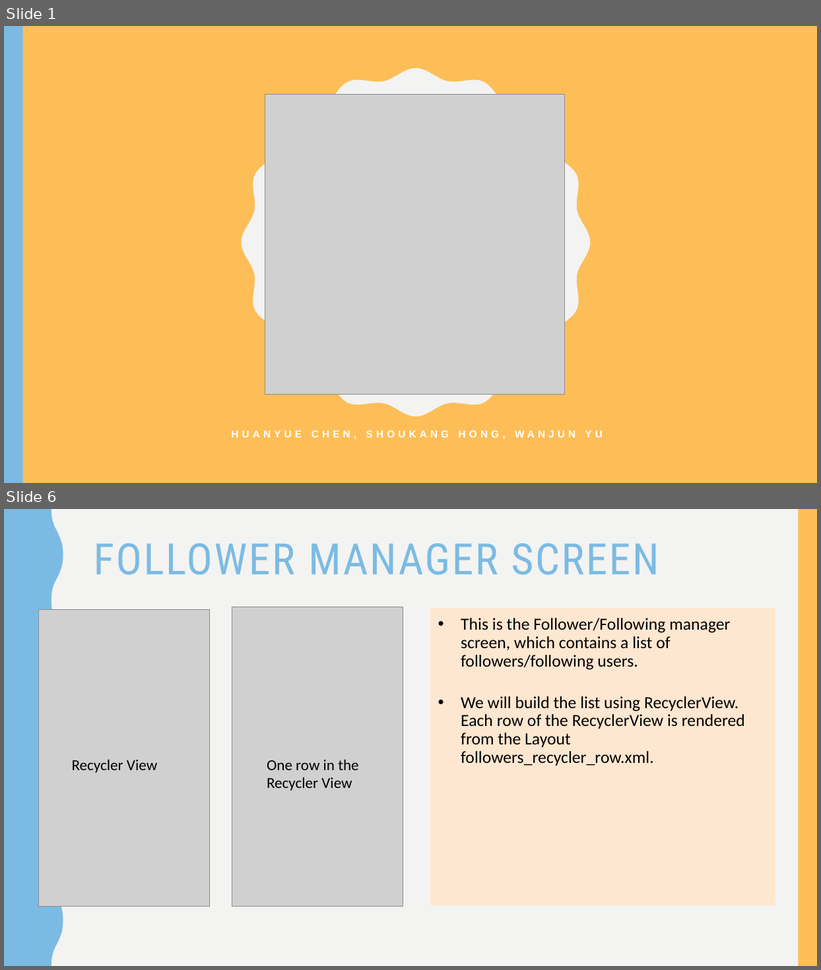
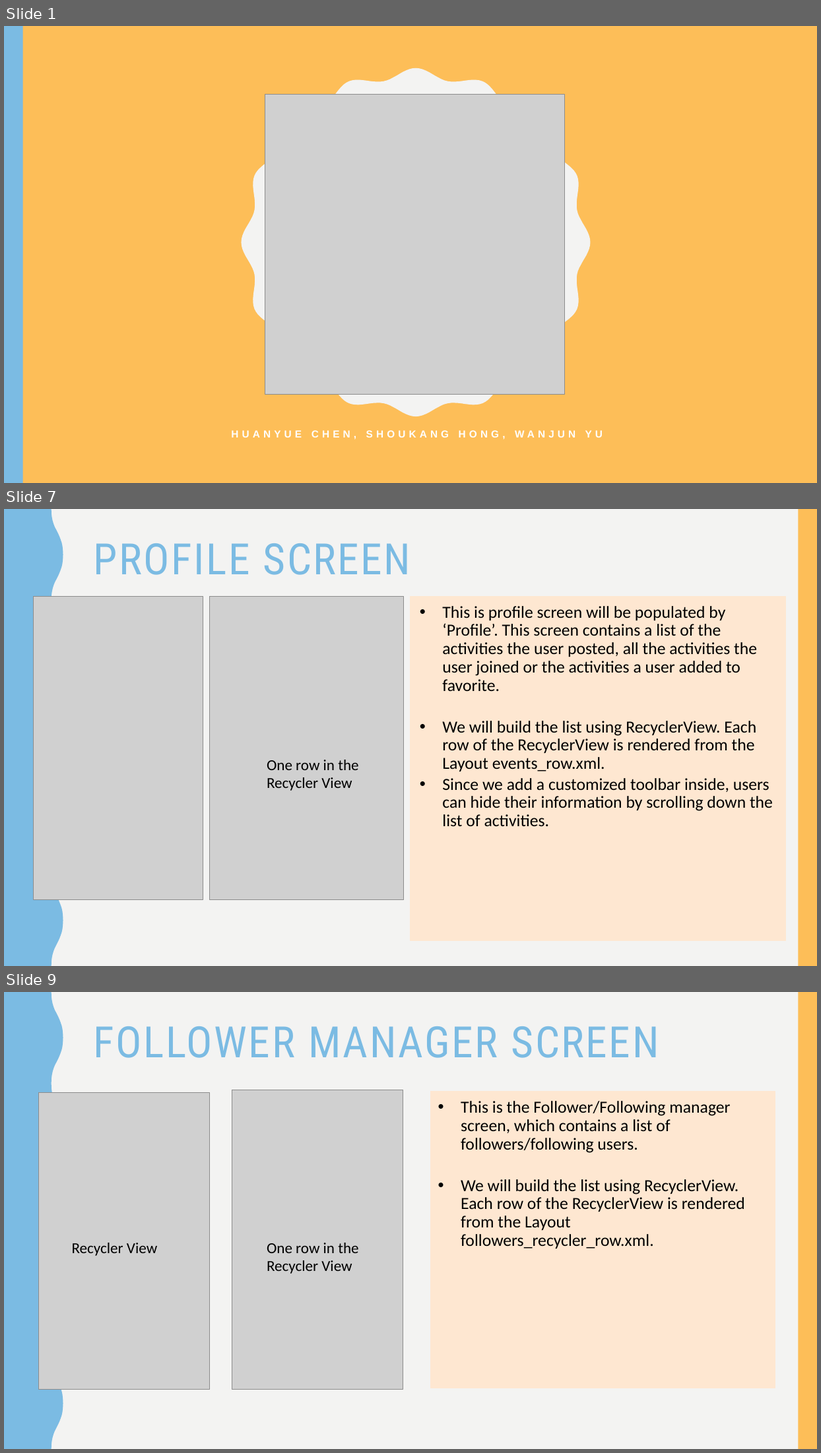
Before and after one commit to ahKumquat/Universe, a slide deck: UniVerse_Project Front End.pptx. Shown one above the other, each under a label of ours: slides 1 and 6 before the commit, slides 1, 7 and 9 after it; the slides between them are not shown. The pictures are 821x970 and 821x1453 pixels, drawn with LibreOffice and Linux fonts; fonts in the diff are those of the drawing; grey boxes stand for pictures. Boxes give left, top, right and bottom in pixels: in the first picture for what was removed or moved away, otherwise in the second. Text is boxed around its words. In the diff, an @@ line names an element or a change of style, - is before the commit and + after.

```diff
--- a/UniVerse_Project Front End.pptx
+++ b/UniVerse_Project Front End.pptx
@@ slide 7 added at (4, 509, 817, 966), background #F3F3F2; not listed: 2 template elements that a slide beside it also shows @@
@@ title added at (94, 543, 411, 575), 51 pt, text #7BBBE3 @@
+PROFILE SCREEN
@@ picture added at (33, 596, 203, 900) @@
@@ picture added at (210, 596, 403, 900) @@
@@ rectangle added at (411, 596, 786, 941), fill #FEE8D1 at 90% opacity, outline #FEE8D1 1 pt @@
@@ text added at (442, 606, 773, 827), 20 pt, text #000000 @@
+  • This is profile screen will be populated by ‘Profile’. This screen contains a list of the activities the user posted, all the activities the user joined or the activities a user added to favorite.
+  • We will build the list using RecyclerView. Each row of the RecyclerView is rendered from the Layout events_row.xml.
+  • Since we add a customized toolbar inside, users can hide their information by scrolling down the list of activities.
@@ text added at (267, 760, 358, 791), 18 pt, text #000000 @@
+One row in the Recycler View
@@ what was slide 6 is now slide 9 @@
```
Also in this commit, not shown: 4 slides changed, 2 other slides added.
